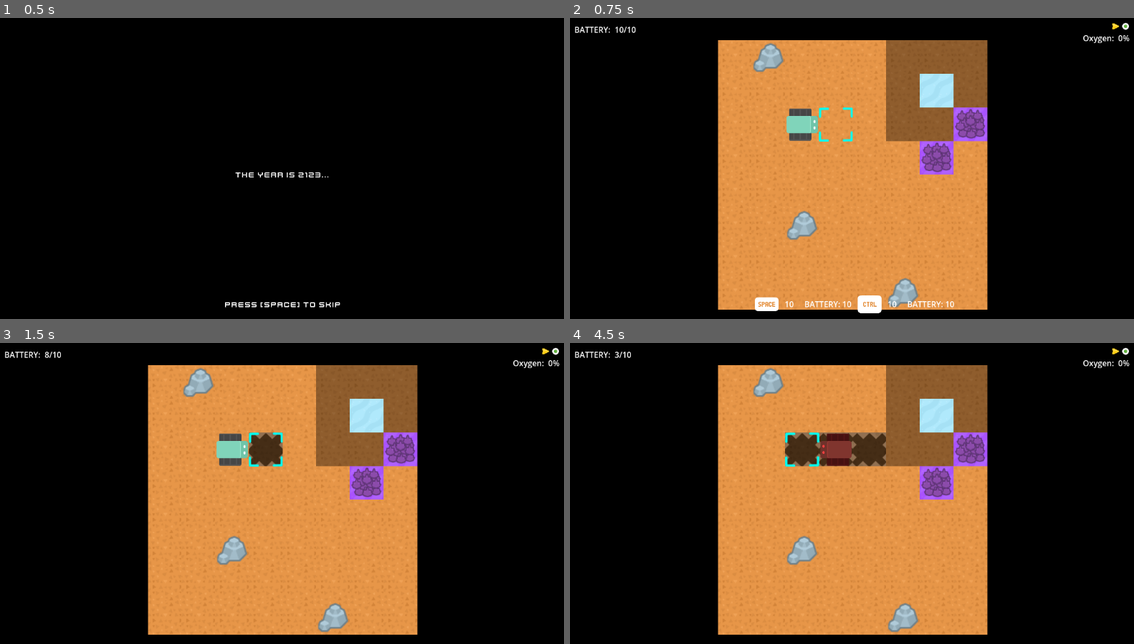
Above: before the commit, frames 1-4 (two rows, left to right).
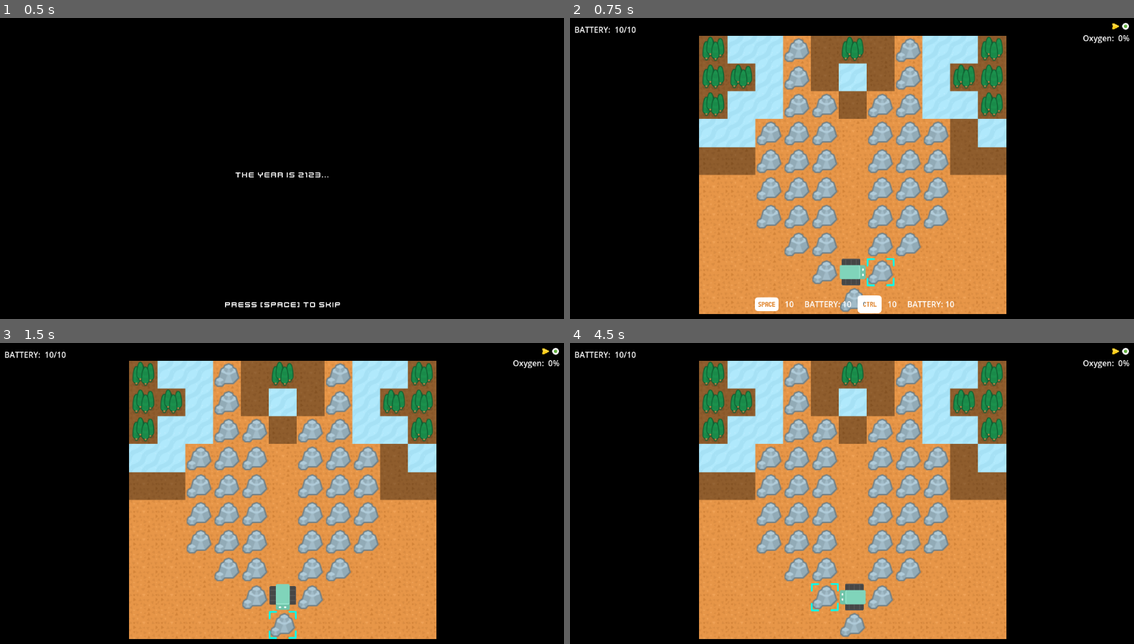
Above: after the commit, the same moments.

Repository: bardunbar/galway-game-jam-23
Game: Godot game, scene res://screens/main_menu/intro.tscn
The game is run twice, just before and just after one commit, with the same random seed, the same clock (stepped at 60 frames per second) and the same inputs.
Inputs (mouse positions are in pixels of both pictures, inside the frame that each line leads up to):
- Up to frame 1 (0.5 s): no input
- Up to frame 2 (0.75 s): tap Space (Action_1) at 0.5, 0.6 s; move the mouse to (976, 159) at 0.52 s; hold Right (move_right) from 0.53 s (still down); click (976, 159) at 0.67 s
- Up to frame 3 (1.5 s): tap Space (Action_1) at 1.25 s; move the mouse to (163, 382) at 1.27 s; release Right (move_right) at 1.28 s; hold Down (move_down) from 1.28 s (still down); tap Ctrl (Action_2) at 1.35 s; click (163, 382) at 1.42 s
- Up to frame 4 (4.5 s): tap Enter at 2, 3.5 s; move the mouse to (767, 382) at 2.02 s; release Down (move_down) at 2.03 s; press the mouse at (767, 382) at 2.03 s; hold Right (move_right) 2.03-2.78 s; tap Space (Action_1) at 2.75, 2.85, 4.25 s; move the mouse to (801, 382) at 2.77 s; release the mouse at (801, 382) at 2.78 s; hold Up (move_up) 2.78-3.53 s; click (801, 382) at 2.92 s; move the mouse to (835, 382) at 3.52 s; hold Left (move_left) from 3.53 s (still down); tap Ctrl (Action_2) at 3.6 s; click (835, 382) at 3.67 s; move the mouse to (868, 382) at 4.27 s; click (868, 382) at 4.35 s

Frame 1 is identical in both runs. In frame 2, 30% of the frame differs, in the area x 22-78%, y 5-99%; in frame 3, 30%; in frame 4, 31%, in the area x 7-78%, y 2-99%.

Commit message:
adding level list

Diff:
--- a/project/screens/game/game_script.gd
+++ b/project/screens/game/game_script.gd
@@ -13,6 +13,8 @@
 @onready var camera:GameCamera = $Camera2D
 @onready var blink_sfx:AudioStreamPlayer2D = $BlinkSFX
 
+var cur_level_index = 0
+
 func _input(event: InputEvent) -> void:
 	if event.is_action_pressed("game_open_play_menu"):
 		interface_layer.add_child(play_menu.instantiate())
@@ -23,7 +25,8 @@
 	if TileGlobals.cur_testing_level:
 		setup_level(TileGlobals.cur_testing_level)
 	else:
-		setup_level(starting_level)
+		var first_level_name = TileGlobals.levels[0]
+		setup_level_from_name(first_level_name)
 
 	# initialize player connections
 	player.connect("action_points_changed", _on_action_points_changed)
@@ -32,7 +35,6 @@
 	player.connect("action2_updated", _on_action2_updated)
 
 	# initialize hud and connections
-	hud.update_action_points(action_points, action_points)
 	hud.on_mid_blink.connect(_on_mid_blink)
 
 	# initialize camera
@@ -49,6 +51,16 @@
 	grid.make_random_tiles(1, TileGlobals.TILE_TYPE.WATER)
 	grid.make_random_tiles(3, TileGlobals.TILE_TYPE.ROCK)
 
+func go_to_next_level():
+	cur_level_index += 1
+	if TileGlobals.levels.size() > cur_level_index:
+		var next_level_name = TileGlobals.levels[cur_level_index]
+		setup_level_from_name(next_level_name)
+
+func setup_level_from_name(level_name: String):
+	var level: LevelDefinition = load(str("res://resources/levels/", level_name, ".tres")) as LevelDefinition
+	setup_level(level)
+
 func setup_level(level_definition: LevelDefinition = null) -> void:
 	if level_definition == null:
 		setup_demo_grid()
@@ -57,6 +69,7 @@
 
 	player.initialize(self)
 	grid.first_cycle()
+	hud.update_action_points(action_points, action_points)
 
 func _on_action_points_changed(new_action_points: int):
 	hud.update_action_points(new_action_points, action_points)
--- a/project/screens/game/globals/tile_globals.gd
+++ b/project/screens/game/globals/tile_globals.gd
@@ -43,3 +43,9 @@
 var tile_oxygen_scores: Dictionary[TILE_TYPE, float] = {
 	TILE_TYPE.TREE: 1.0,
 }
+
+var levels = [
+	"Tutorial",
+	"FirstDig",
+	"FirstToxins"
+]
--- a/project/screens/puzzle_editor/puzzle_editor.gd
+++ b/project/screens/puzzle_editor/puzzle_editor.gd
@@ -2,7 +2,6 @@
 extends Node2D
 
 @export var play_menu: PackedScene
-# @export var game_scene: PackedScene
 @export var tile_button_class: PackedScene
 @onready var grid:Grid = $Grid
 @onready var interface_layer: CanvasLayer = %InterfaceLayer
